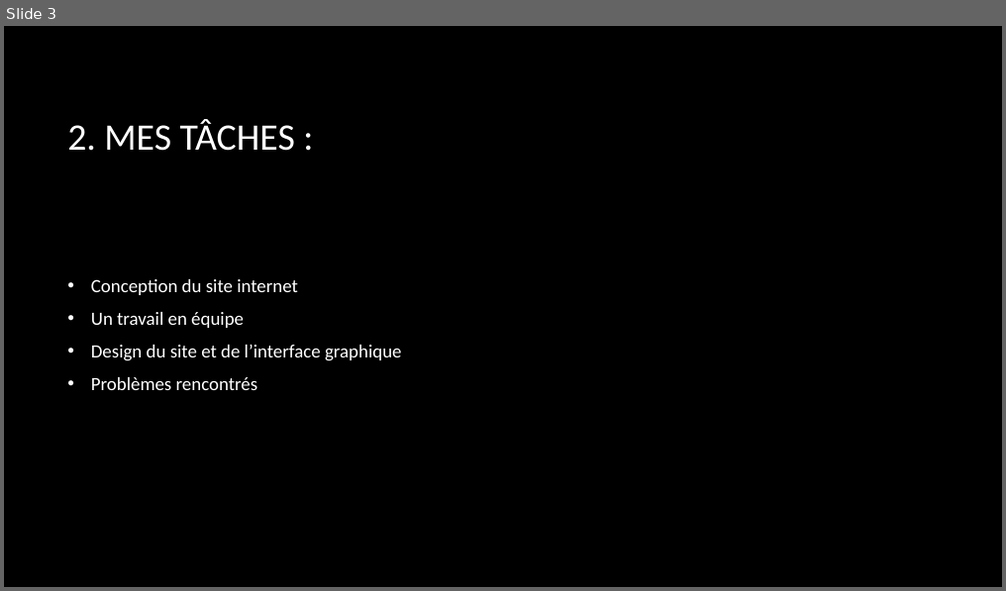
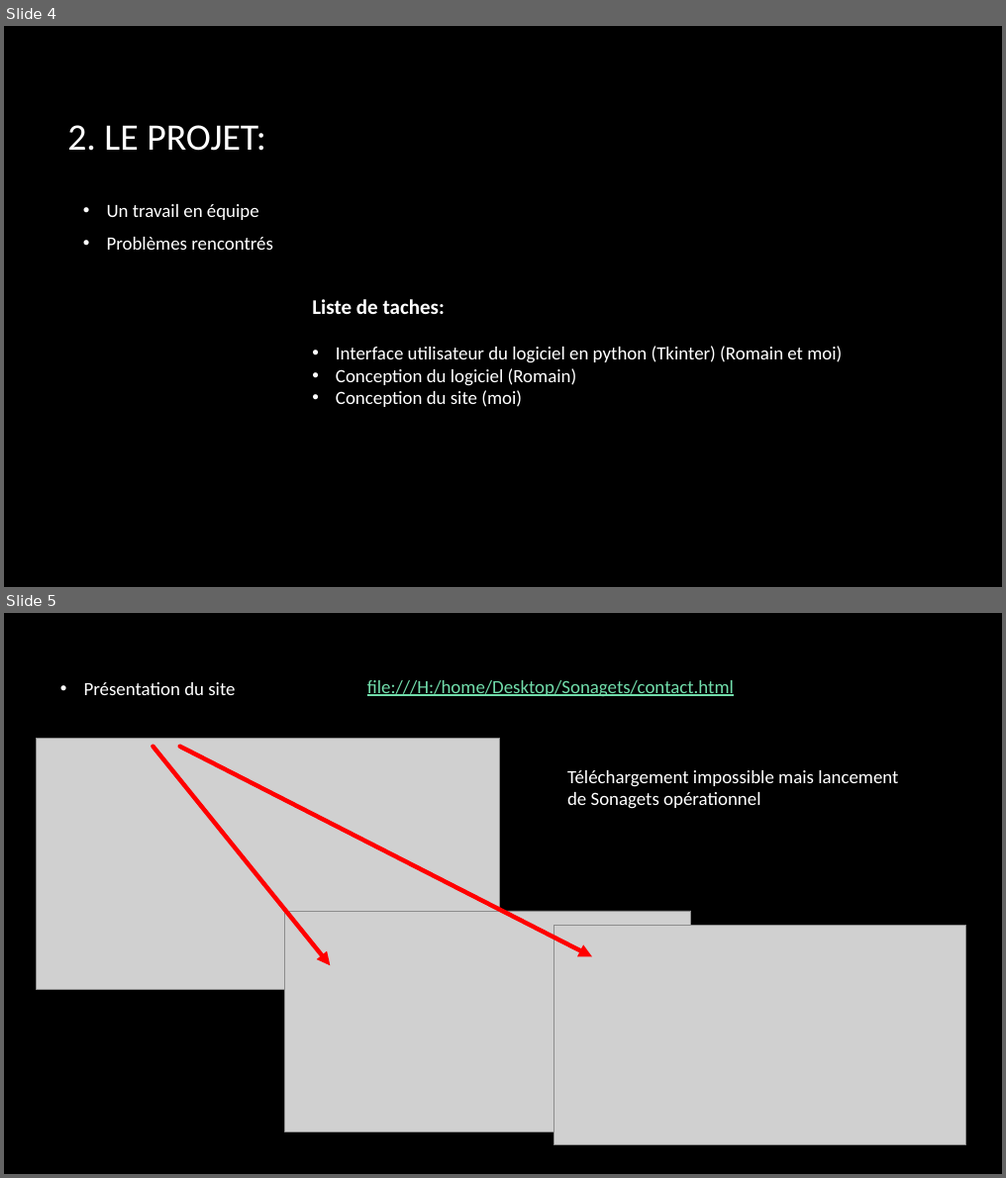
Before and after one commit to izio38/ISN, a slide deck: Présentation_Sonagets_Chabrol.pptx. Shown one above the other, each under a label of ours: slide 3 before the commit, slides 4 and 5 after it. The pictures are 1006x591 and 1006x1178 pixels, drawn with LibreOffice and Linux fonts; fonts in the diff are those of the drawing; grey boxes stand for pictures; background and template pictures are left out. Boxes give left, top, right and bottom in pixels: in the first picture for what was removed or moved away, otherwise in the second. Text is boxed around its words. In the diff, an @@ line names an element or a change of style, - is before the commit and + after.

```diff
--- a/Présentation_Sonagets_Chabrol.pptx
+++ b/Présentation_Sonagets_Chabrol.pptx
@@ slide 5 added at (x1=4, y1=613, x2=1002, y2=1174), background picture (left out) @@
@@ text added at (x1=84, y1=682, x2=235, y2=695), 18 pt, text #FFFFFF @@
+• Présentation du site
@@ text added at (x1=367, y1=680, x2=734, y2=697), 18 pt, text #71DDAB, underline @@
+file:///H:/home/Desktop/Sonagets/contact.html
@@ picture added at (x1=37, y1=738, x2=500, y2=989) @@
@@ arrow added from (152, 747) to (331, 965), #FF0000 4.25 pt @@
@@ arrow added from (180, 747) to (592, 958), #FF0000 4.25 pt @@
@@ text added at (x1=567, y1=770, x2=898, y2=809), 18 pt, text #FFFFFF @@
+Téléchargement impossible mais lancement de Sonagets opérationnel
@@ picture added at (x1=284, y1=911, x2=690, y2=1132) @@
@@ picture added at (x1=553, y1=925, x2=966, y2=1146) @@
@@ what was slide 3 is now slide 4 @@
@@ slide 4 changed as well @@
@@ title at (x1=67, y1=125, x2=266, y2=151): text changed @@
-2. MES TÂCHES :
+2. LE PROJET:
@@ text "Un travail en équipe" moved from (x1=91, y1=279, x2=402, y2=390) to (x1=107, y1=204, x2=273, y2=250) @@
@@ text at (x1=91, y1=279, x2=298, y2=295): paragraph removed @@
-• Conception du site internet
@@ text added at (x1=312, y1=299, x2=842, y2=407), 18 pt, text #FFFFFF @@
+Liste de taches:
+• Interface utilisateur du logiciel en python (Tkinter) (Romain et moi)
+• Conception du logiciel (Romain)
+• Conception du site (moi)
@@ text at (x1=91, y1=345, x2=402, y2=362): paragraph removed @@
-• Design du site et de l’interface graphique
```
Also in this commit, not shown: 6 other slides changed, 1 other slide added, 1 other file.
